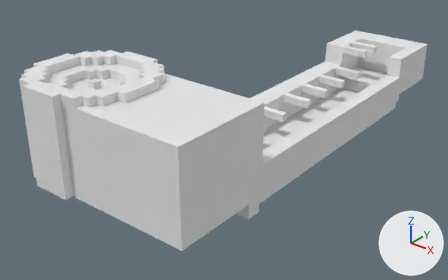
Before and after pictures for a commit that changed the OBJ model IGA Project TeamA/Assets/Main/gage/gage01.obj.
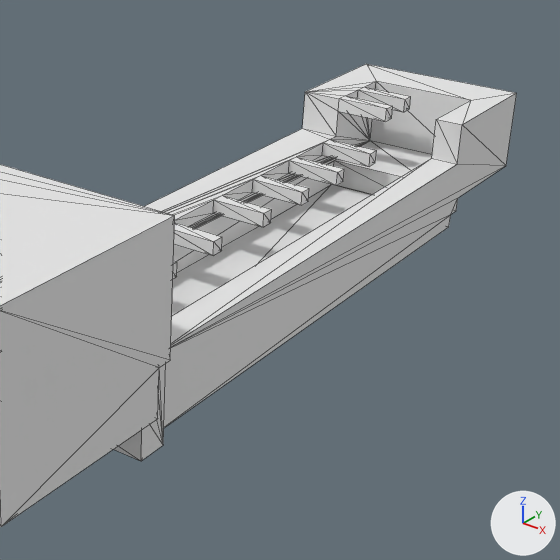
Old and new are each drawn whole from a camera (50 mm lens) standing at (46.4, -66.4, 39.2) and looking at (-1.8, -6.1, 1.8) and again close up on the part from 40% to 100% of the width and 0% to 95% of the height. The lights are fixed; the arrows at lower right show +X, +Y and +Z. The close-ups show mesh edges as thin lines. Where no turn or scale is listed for an object, it has been applied to the vertices. Vertices at the same position are counted once.

The first close-up shows 'gage01'.
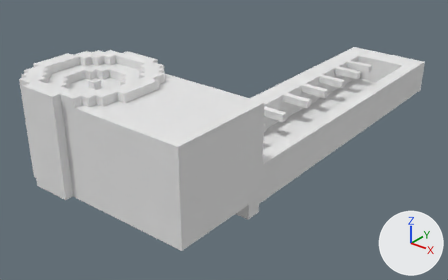
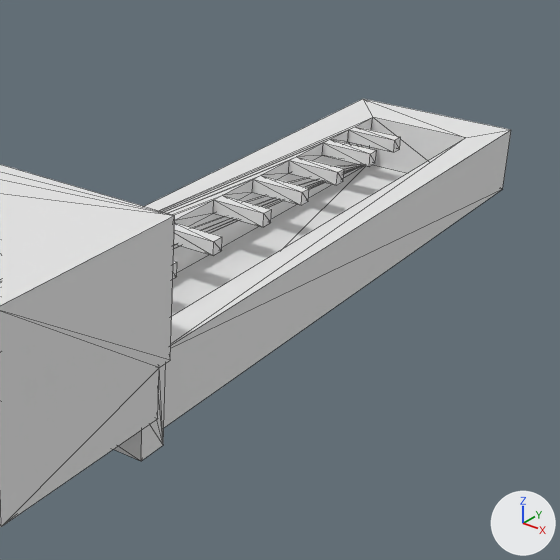
Location of each change, (x1, y1, x2, y2) in pixels of the close-ups (560 x 560 px):
'gage01', reshaped: before (0, 64, 517, 527); after (0, 99, 511, 527)
part 1 of me_gage01, cut back: before (144, 64, 517, 428); after (144, 99, 511, 428)

Edits to the bpy script that builds the scene:
```text
Change me_gage01:
    used by ob_gage01; location = (0.0, 0.0, 0.0)
    remove me_gage01.from_pydata(...)  # 318 vertices, 632 faces; spans x -13.0..13.0, y -32.0..31.0, z 1.0..16.0
    add me_gage01.from_pydata(...)  # 291 vertices, 578 faces; spans x -13.0..13.0, y -32.0..31.0, z 1.0..16.0
    me_gage01 part 1
    43 vertices are removed from x -2.0..11.0, y 21.0..31.0, z 1.0..9.0
    110 faces are deleted
    16 vertices are added at x -2.0..11.0, y 23.0..31.0, z 1.0..6.0
    56 new faces join them
```
